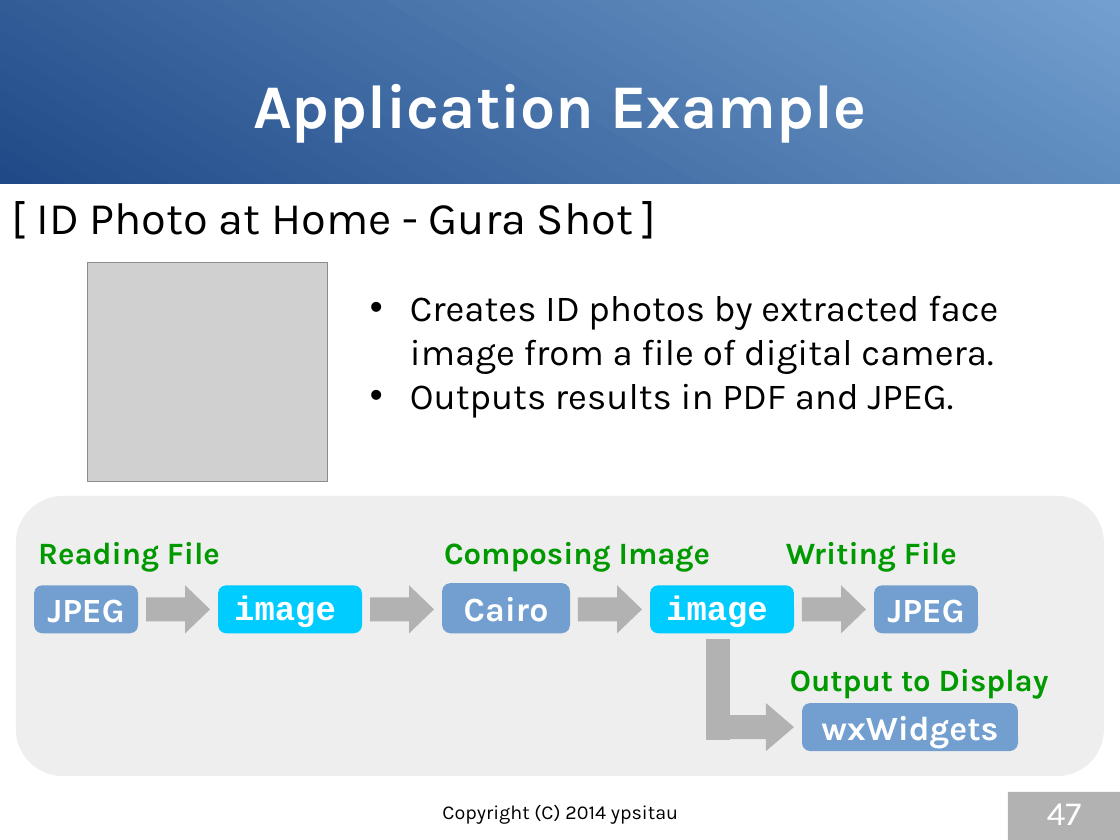
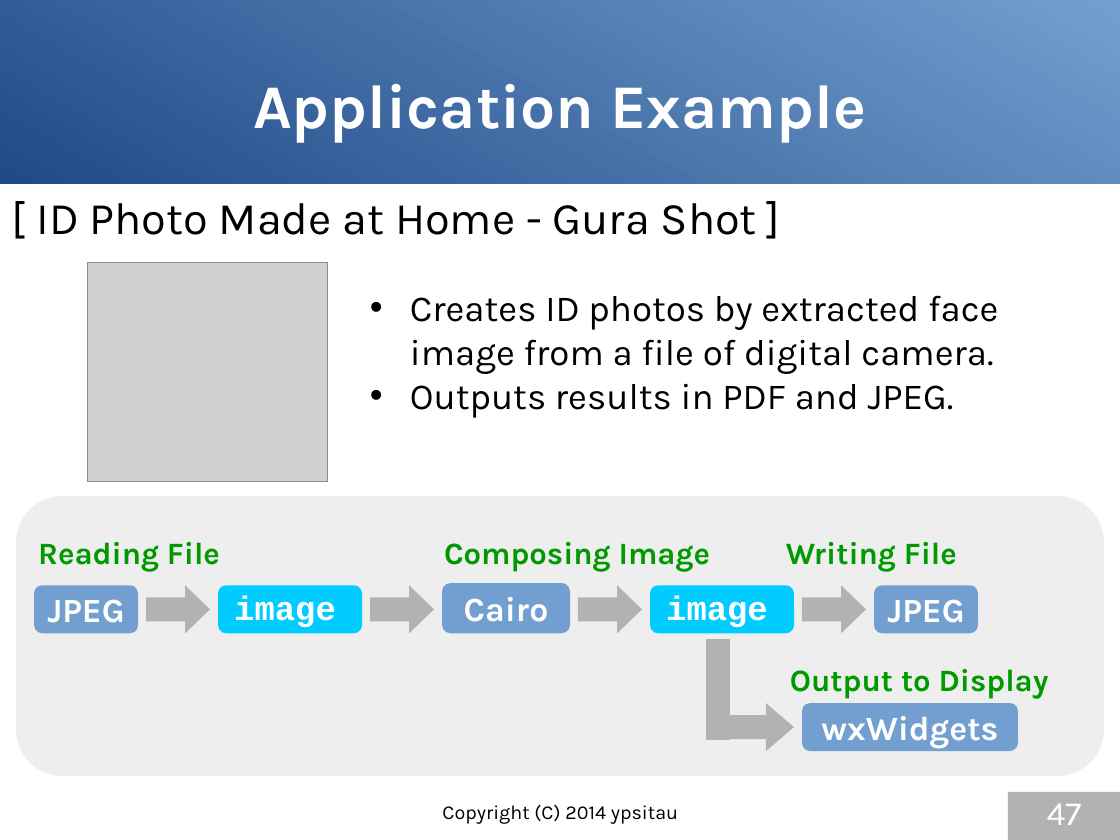
Before and after one commit to gura-lang/gura-doc, a slide deck: slide 47 of presentation/gura-introduction-e.odp. Drawn at 1120x840 pixels with LibreOffice and Linux fonts; fonts in the diff are those of the drawing; grey boxes stand for pictures. Boxes give left, top, right and bottom in pixels: in the first picture for what was removed or moved away, otherwise in the second. Text is boxed around its words. In the diff, an @@ line names an element or a change of style, - is before the commit and + after.

```diff
--- a/presentation/gura-introduction-e.odp
+++ b/presentation/gura-introduction-e.odp
@@ text at <box>36,203,757,235</box>: text changed @@
-[ ID Photo at Home - Gura Shot ]
+[ ID Photo Made at Home - Gura Shot ]
```
Also in this commit, not shown: 12 other slides changed, 1 other file.
